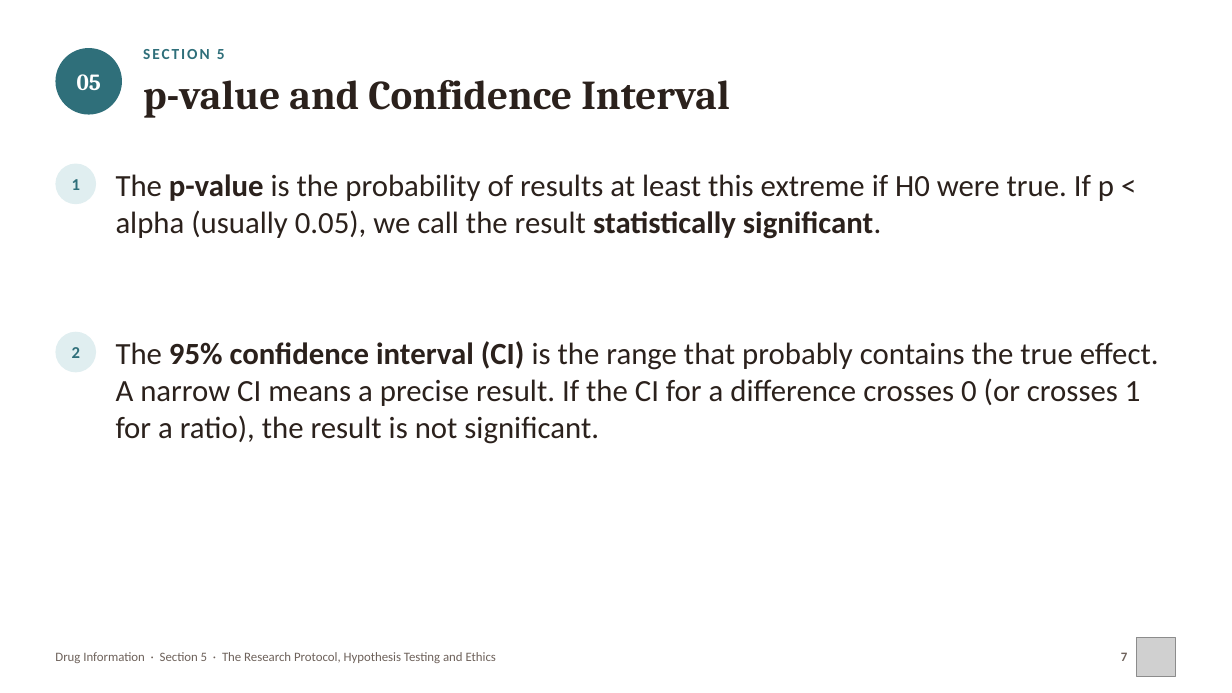
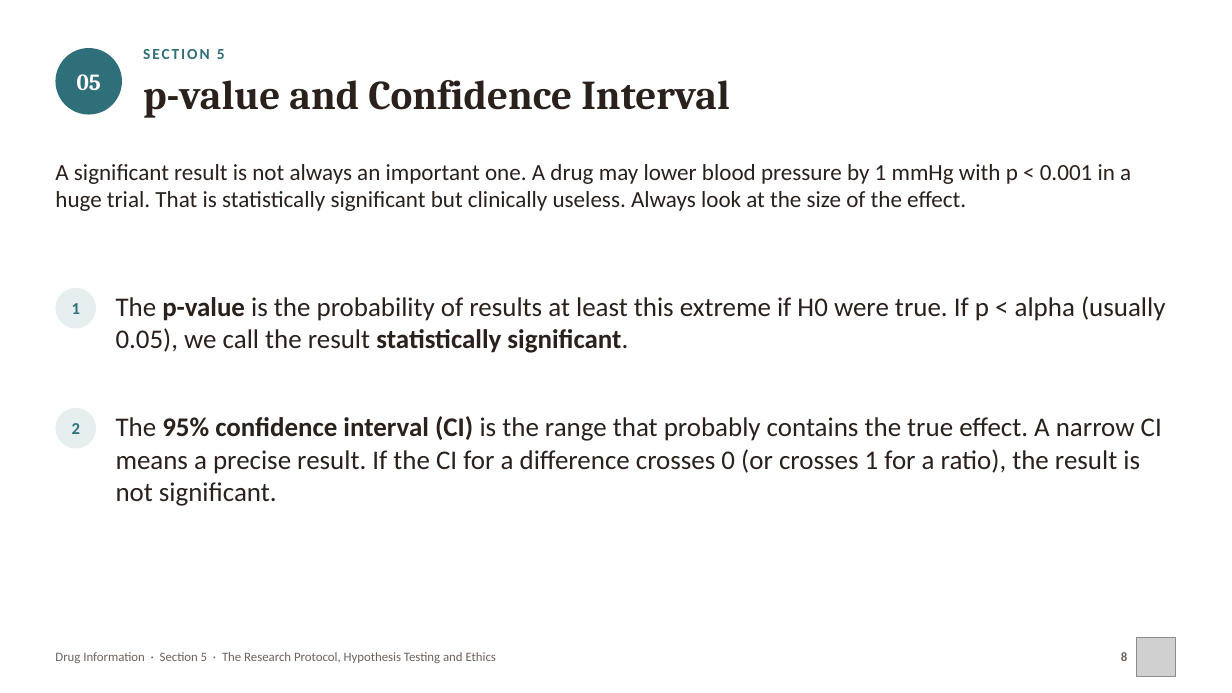
Before and after one commit to drrefaat18-ops/yasser, a slide deck: slide 8 of projects/drug-information-practical/slides/ch05-protocol-hypothesis-ethics.pptx (slide 7 before the commit). Drawn at 1232x693 pixels with LibreOffice and Linux fonts; fonts in the diff are those of the drawing; grey boxes stand for pictures. Boxes give left, top, right and bottom in pixels: in the first picture for what was removed or moved away, otherwise in the second. Text is boxed around its words. In the diff, an @@ line names an element or a change of style, - is before the commit and + after.

```diff
--- a/projects/drug-information-practical/slides/ch05-protocol-hypothesis-ethics.pptx
+++ b/projects/drug-information-practical/slides/ch05-protocol-hypothesis-ethics.pptx
@@ text added at [55,164,1131,211], 18 pt, text #2B211C @@
+A significant result is not always an important one. A drug may lower blood pressure by 1 mmHg with p < 0.001 in a huge trial. That is statistically significant but clinically useless. Always look at the size of the effect.
@@ ellipse "1" at [55,288,96,329]: fill #E0EEF0 to #E6EEEF @@
@@ ellipse "1": place and size @@
-ellipse "1" at [55,164,96,204]
+ellipse "1" at [55,288,96,329]
@@ text "The p-value is the probability ..." at [116,296,1165,353]: size 24 to 21 pt @@
@@ text "The p-value is the probability ...": place and size @@
-text "The p-value is the probability ..." at [116,174,1114,239]
+text "The p-value is the probability ..." at [116,296,1165,353]
@@ ellipse "2": place and size @@
-ellipse "2" at [55,332,96,372]
+ellipse "2" at [55,408,96,448]
@@ ellipse "2" at [55,408,96,448]: fill #E0EEF0 to #E6EEEF @@
@@ text "The 95% confidence interval (CI) ...": place and size @@
-text "The 95% confidence interval (CI) ..." at [116,341,1159,444]
+text "The 95% confidence interval (CI) ..." at [116,416,1162,506]
@@ text "The 95% confidence interval (CI) ..." at [116,416,1162,506]: size 24 to 21 pt @@
@@ text at [1121,652,1127,661]: text changed @@
-7
+8
```
Also in this commit, not shown: 21 other slides changed, 3 slides added, 16 other files.
